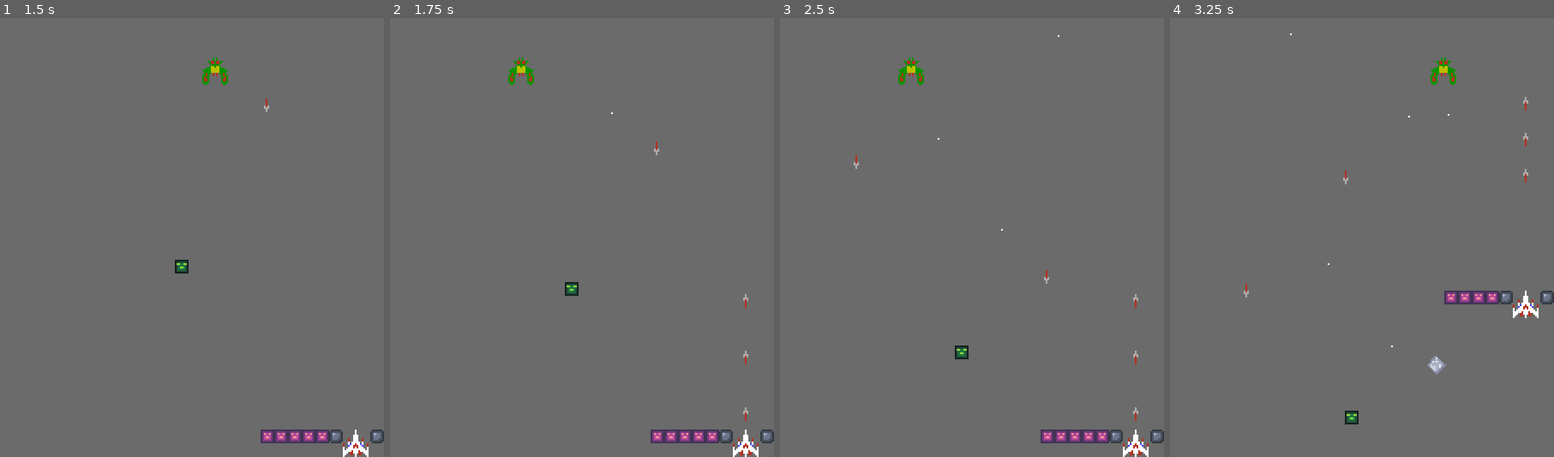
Above: before the commit, frames 1-4 (left to right).
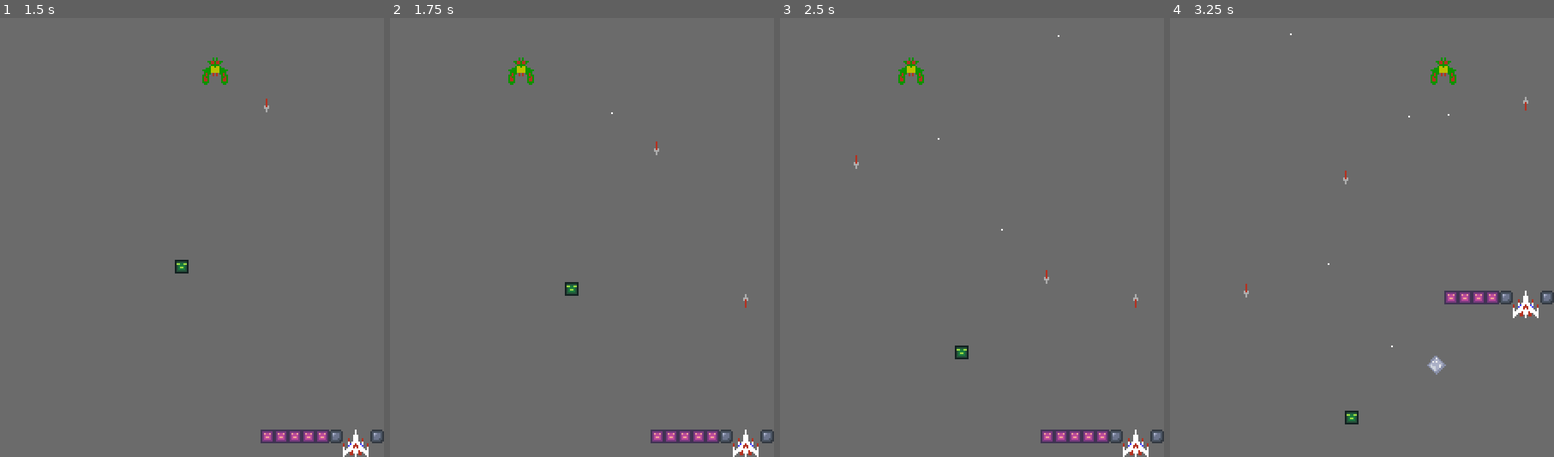
Above: after the commit, the same moments.

Repository: halfcourtyeet/chill-jam-2026
Game: Godot game, scene res://scenes/titleScreen/titleScreen.tscn
The game is run twice, just before and just after one commit, with the same random seed, the same clock (stepped at 60 frames per second) and the same inputs.
Inputs:
- Up to frame 1 (1.5 s): tap Enter (enter) at 0.5 s; hold Right (right) 0.53-1.28 s; tap Z (shoot) at 0.6 s; hold Down (down) from 1.28 s (still down); tap Alt (alt) at 1.35 s
- Up to frame 2 (1.75 s): keep holding Down (down); tap Z (shoot) at 1.55 s
- Up to frame 3 (2.5 s): release Down (down) at 2.03 s; hold Right (right) from 2.03 s (still down); tap Enter (enter) at 2.1 s; tap Z (shoot) at 2.3 s
- Up to frame 4 (3.25 s): release Right (right) at 2.78 s; hold Up (up) from 2.78 s (still down); tap Z (shoot) at 2.85 s

Frame 1 is identical in both runs. In frame 2, less than 0.1% of the frame differs, in the area x 91-94%, y 75-92%; in frame 3, less than 0.1%; in frame 4, less than 0.1%.

Commit message:
Bullet changes

Diff:
--- a/scenes/player/player.gd
+++ b/scenes/player/player.gd
@@ -8,8 +8,8 @@
 
 var shootQueue := 0;
 var shootDelay := 0;
-const shootDelayBetweenEachBullet := 3.0;
-const amountOfBulletsToShoot := 3;
+const shootDelayBetweenEachBullet := 5.0;
+const amountOfBulletsToShoot := 1;
 
 @onready var player_tiles: PlayerTiles = $PlayerTiles
 
